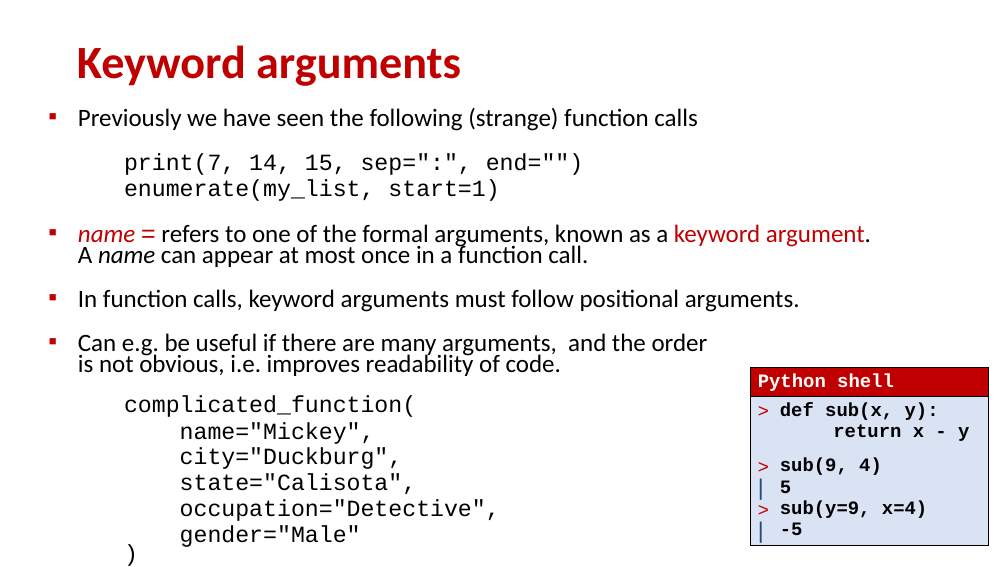
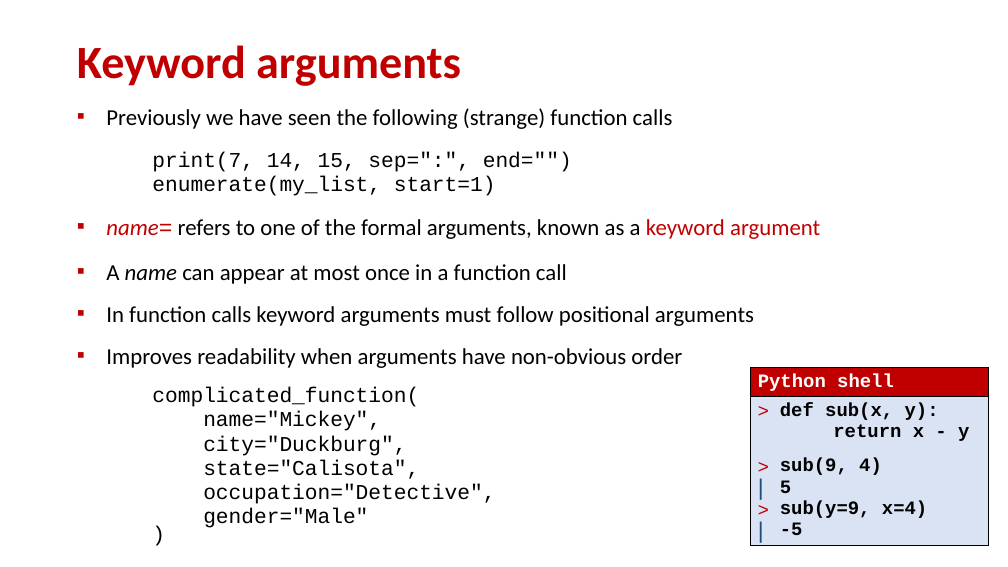
Before and after one commit to gsbrodal/gsbrodal.github.io, a slide deck: slide 15 of ipsa/slides/functions.pptx. Drawn at 1008x567 pixels with LibreOffice and Linux fonts; fonts in the diff are those of the drawing. Boxes give left, top, right and bottom in pixels: in the first picture for what was removed or moved away, otherwise in the second. Text is boxed around its words. In the diff, an @@ line names an element or a change of style, - is before the commit and + after.

Commit message:
update functional slides

```diff
--- a/ipsa/slides/functions.pptx
+++ b/ipsa/slides/functions.pptx
@@ text "Previously we have seen the ..." moved from (x1=78, y1=108, x2=871, y2=547) to (x1=106, y1=108, x2=820, y2=528) @@
@@ text at (x1=106, y1=108, x2=673, y2=528): size 23.8 to 21.7 pt in "Previously we have seen the following (strange) ..."; size 22.1 to 20.1 pt in "print(7, 14, 15, sep=":", end="")", "enumerate(my_list, start=1)", "complicated_function(", "name="Mickey"," and 4 more places @@
@@ text at (x1=106, y1=219, x2=820, y2=368): text changed; size 23.8 to 21.7 pt @@
-▪ name = refers to one of the formal arguments, known as a keyword argument.
-  A name can appear at most once in a function call.
-▪ In function calls, keyword arguments must follow positional arguments.
-▪ Can e.g. be useful if there are many arguments, and the order
-  is not obvious, i.e. improves readability of code.
+▪ name= refers to one of the formal arguments, known as a keyword argument
+▪ A name can appear at most once in a function call
+▪ In function calls keyword arguments must follow positional arguments
+▪ Improves readability when arguments have non-obvious order
```
Also in this commit, not shown: 9 other slides changed, 1 slide added, 2 other files.
